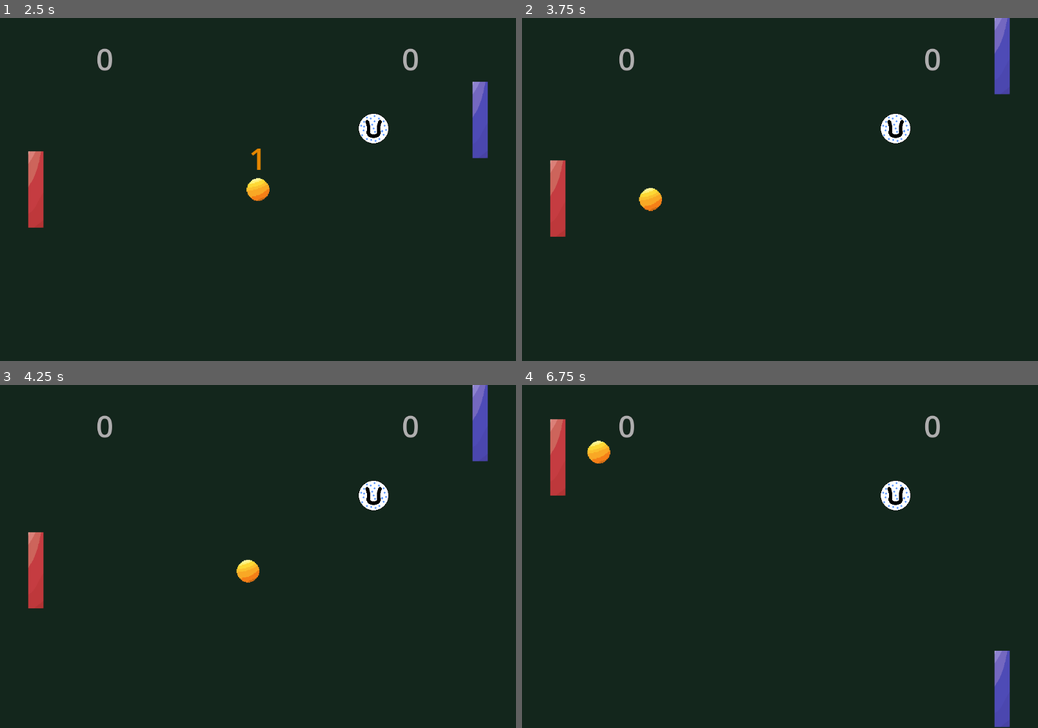
Above: before the commit, frames 1-4 (two rows, left to right).
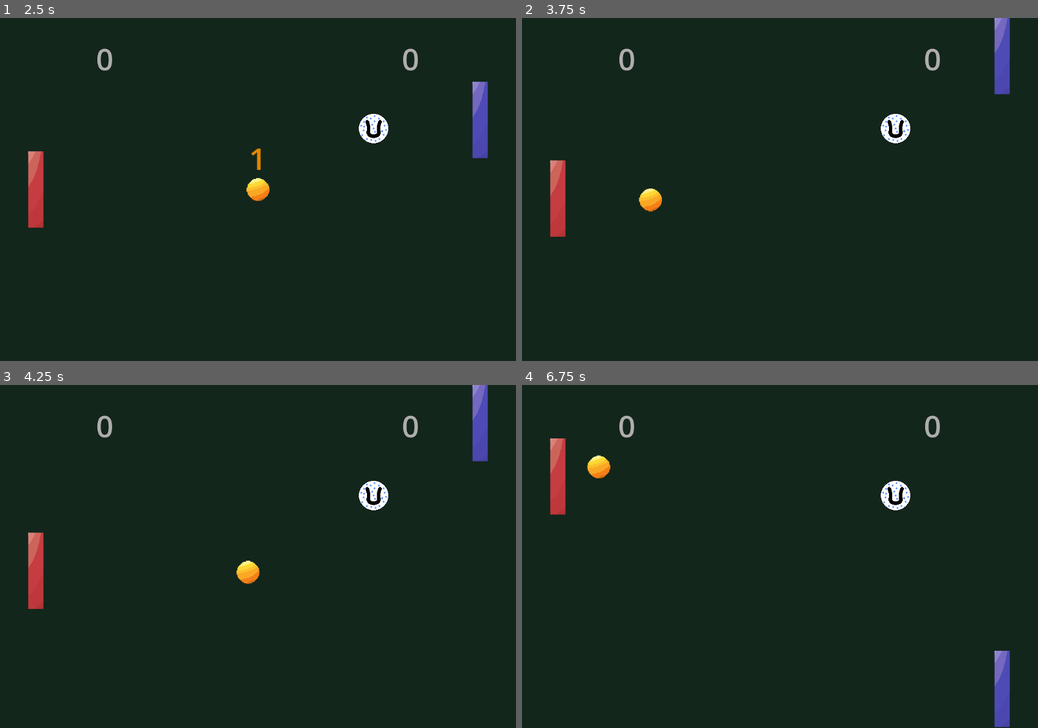
Above: after the commit, the same moments.

Repository: treegem/SweetPong
Game: Godot game, scene res://main.tscn
Same seed, same stepped clock (60 frames per second), same inputs: the game is played once before the commit and once after it.
Inputs:
- Up to frame 1 (2.5 s): click "Play" at 0.5 s; tap Enter (ui_accept) at 1.25, 1.52, 2.27 s; hold Up (ui_up) 1.28-2.03 s; hold Down (ui_down) from 2.03 s (still down)
- Up to frame 2 (3.75 s): release Down (ui_down) at 2.78 s; hold Up (ui_up) from 2.78 s (still down)
- Up to frame 3 (4.25 s): keep holding Up (ui_up); tap Enter (ui_accept) at 3.77 s
- Up to frame 4 (6.75 s): release Up (ui_up) at 4.28 s; hold Down (ui_down) 4.28-6.53 s; tap Enter (ui_accept) at 4.52, 5.27 s; hold Up (ui_up) from 6.53 s (still down)

Frame 1 is identical in both runs. In frame 2, less than 0.1% of the frame differs, in the area x 22-28%, y 49-57%; in frame 3, 0.1%; in frame 4, 0.9%, in the area x 5-18%, y 9-38%.

Commit message:
make both sides shot and get hit

Diff:
--- a/enemy_paddle.tscn
+++ b/enemy_paddle.tscn
@@ -22,6 +22,5 @@
 
 [node name="SlowBulletTimer" type="Timer" parent="."]
 wait_time = 5.0
-autostart = true
 
 [connection signal="timeout" from="SlowBulletTimer" to="." method="create_slow_bullet"]
--- a/scripts/enemy_paddle.gd
+++ b/scripts/enemy_paddle.gd
@@ -3,16 +3,13 @@
 class_name EnemyPaddle
 
 var target: Node2D
-const MAX_SPEED_MODIFIER: float = 2
-var speed_modifier: float = MAX_SPEED_MODIFIER
-var speed_modifier_tween: Tween
 
 
 func _ready():
 	light = $Light
 	slowBulletTimer = $SlowBulletTimer
 	collisionShape = $CollisionShape2D
-	SLOW_BULLET_X_DIRECTION = 1
+	slow_bullet_x_direction = 1
 	super._ready()
 
 
@@ -23,12 +20,4 @@
 func _physics_process(delta):
 	var distance = target.position.y -position.y
 	var speed = clampf(distance / 100, -1, 1)
-	move(Vector2.DOWN * speed * speed_modifier, delta)
-
-
-func get_hit(bullet: Node):
-	if speed_modifier_tween != null:
-		speed_modifier_tween.kill()
-	speed_modifier_tween = get_tree().create_tween()
-	speed_modifier = MAX_SPEED_MODIFIER / 20
-	speed_modifier_tween.tween_property(self, "speed_modifier", MAX_SPEED_MODIFIER, 4).set_trans(Tween.TRANS_EXPO)
+	move(Vector2.DOWN * speed, delta)
--- a/scripts/paddle.gd
+++ b/scripts/paddle.gd
@@ -15,13 +15,19 @@
 const ACCELERATION = 4000
 const LIGHT_ENERGY_MINIMUM: int = 0
 const SLOW_BULLET_TIMER_WAIT_START: int = 5
-var SLOW_BULLET_X_DIRECTION: int
+const MAX_SPEED_MODIFIER: float = 1.0
+
+var slow_bullet_x_direction: int
+var speed_modifier: float = MAX_SPEED_MODIFIER
+var speed_modifier_tween: Tween
 
 
 func _ready():
 	reset()
-	add_to_group("upgrade_collector")
-	add_to_group("resettable")
+	var groups = ["upgrade_collector", "resettable", "hittable"]
+	for group in groups:
+		add_to_group(group)
+	slowBulletTimer.start()
 
 
 func receive_upgrade():
@@ -40,8 +46,9 @@
 
 func create_slow_bullet():
 	var slowBullet: SlowBullet = slowBulletScene.instantiate()
-	slowBullet.position = position + Vector2(-width() / 2,0) * SLOW_BULLET_X_DIRECTION
-	slowBullet.X_DIRECTION = SLOW_BULLET_X_DIRECTION
+	slowBullet.position = position + Vector2(-width() / 2,0) * -slow_bullet_x_direction
+	slowBullet.X_DIRECTION = slow_bullet_x_direction
+	slowBullet.creator = self
 	emit_signal("slow_bullet_created", slowBullet)
 
 
@@ -59,6 +66,14 @@
 	light.energy = LIGHT_ENERGY_MINIMUM
 
 
+func get_hit():
+	if speed_modifier_tween != null:
+		speed_modifier_tween.kill()
+	speed_modifier_tween = get_tree().create_tween()
+	speed_modifier = MAX_SPEED_MODIFIER / 20
+	speed_modifier_tween.tween_property(self, "speed_modifier", MAX_SPEED_MODIFIER, 4).set_trans(Tween.TRANS_EXPO)
+
+
 func move(input: Vector2, delta: float):
-	velocity = velocity.move_toward(input * MAX_SPEED, ACCELERATION * delta)
+	velocity = velocity.move_toward(input * MAX_SPEED * speed_modifier, ACCELERATION * delta)
 	move_and_collide(velocity * delta)
--- a/scripts/player_paddle.gd
+++ b/scripts/player_paddle.gd
@@ -7,7 +7,7 @@
 	light = $Light
 	slowBulletTimer = $SlowBulletTimer
 	collisionShape = $CollisionShape2D
-	SLOW_BULLET_X_DIRECTION = -1
+	slow_bullet_x_direction = -1
 	super._ready()
 
 
--- a/scripts/slow_bullet.gd
+++ b/scripts/slow_bullet.gd
@@ -2,13 +2,13 @@
 
 class_name SlowBullet
 
-var acceleration = 100
-var speed = 300
+var acceleration = 50
+var speed = 600
 var X_DIRECTION: int
 var viewport: Rect2
 var sprite: Sprite2D
+var creator: Paddle
 
-# todo: queue_free when leaving visible area
 
 func _ready():
 	sprite = $Sprite2D
@@ -16,13 +16,13 @@
 
 func _physics_process(delta):
 	speed += delta * acceleration
-	acceleration *= 1.1
+	acceleration *= 1.07
 	position.x += speed * delta * X_DIRECTION
 	if not viewport.has_point(position):
 		queue_free()
 
 
 func _on_body_entered(body):
-	if body.is_in_group("hittable"):
-		body.get_hit(self)
+	if body is Paddle and body != creator:
+		body.get_hit()
 		queue_free()
